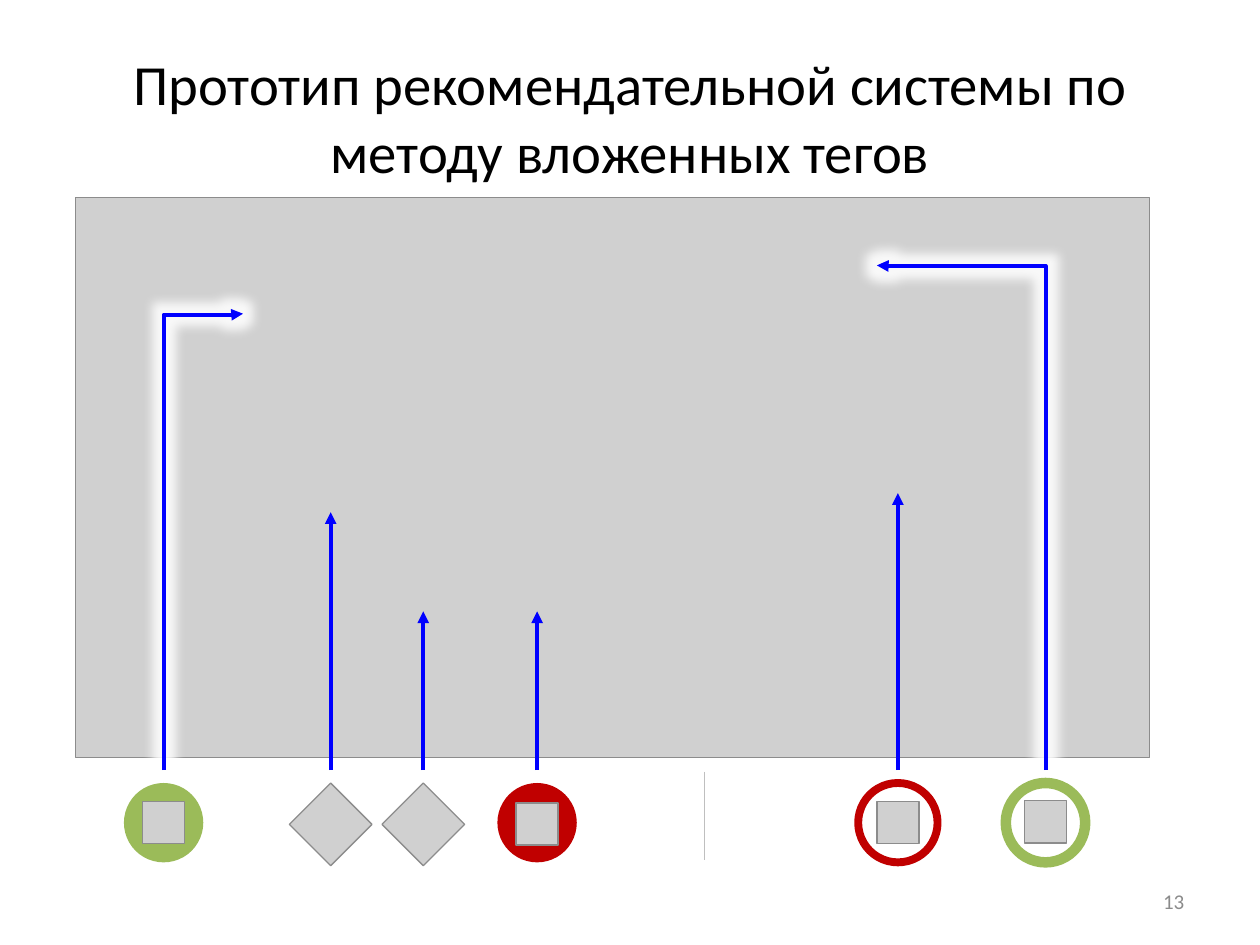
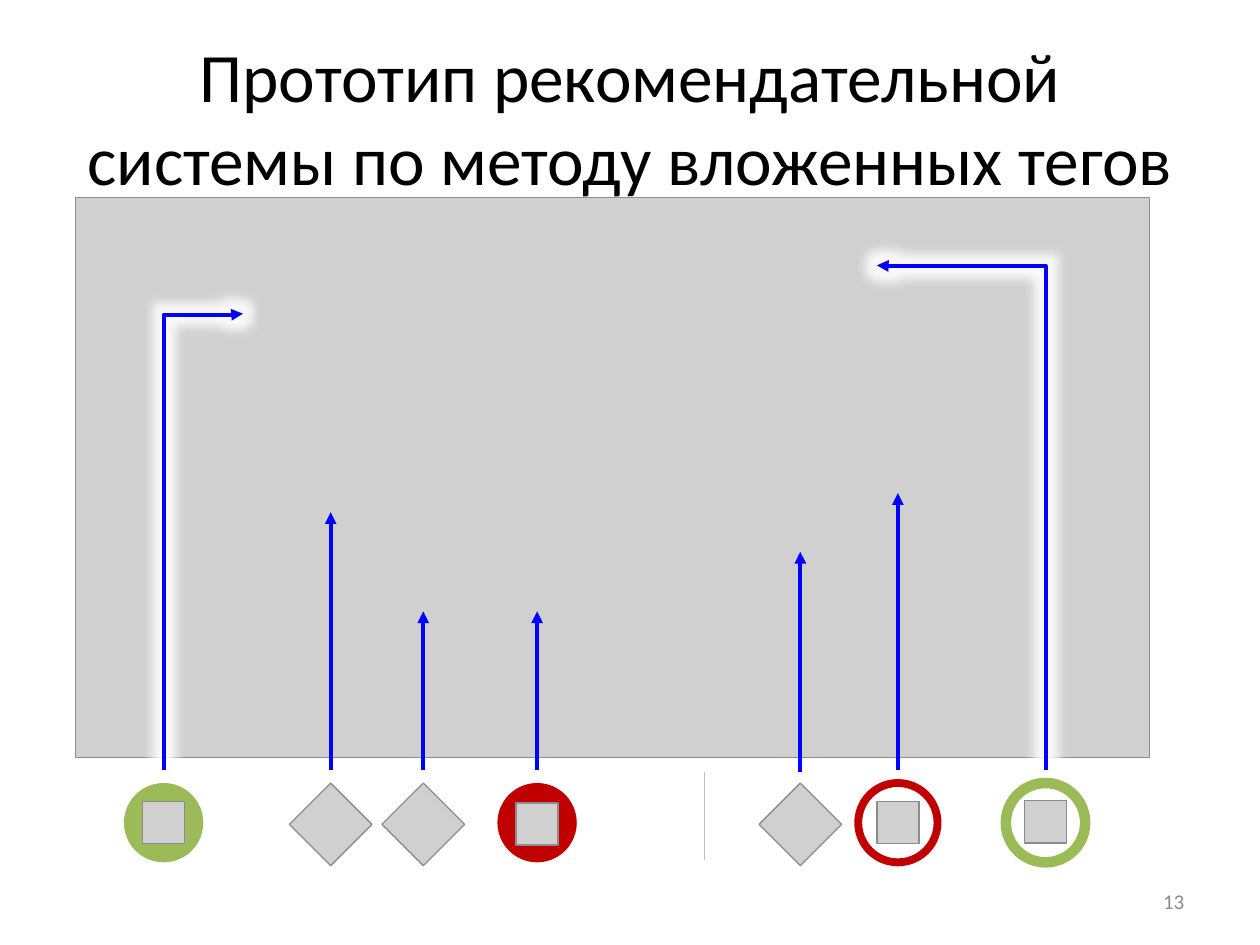
Before and after one commit to Otann/diploma, a slide deck: slide 13 of slides.pptx. Drawn at 1260x945 pixels with LibreOffice and Linux fonts; fonts in the diff are those of the drawing; grey boxes stand for pictures. Boxes give left, top, right and bottom in pixels: in the first picture for what was removed or moved away, otherwise in the second. Text is boxed around its words. In the diff, an @@ line names an element or a change of style, - is before the commit and + after.

```diff
--- a/slides.pptx
+++ b/slides.pptx
@@ title "Прототип рекомендательной системы по методу ..." at (87,55,1172,203): size 32.4 to 39.6 pt @@
@@ arrow added from (800, 772) to (800, 552), #0000FF 2.25 pt @@
@@ picture added at (759,783,841,865) @@
```
Also in this commit, not shown: 6 other slides changed, 11 other files.
